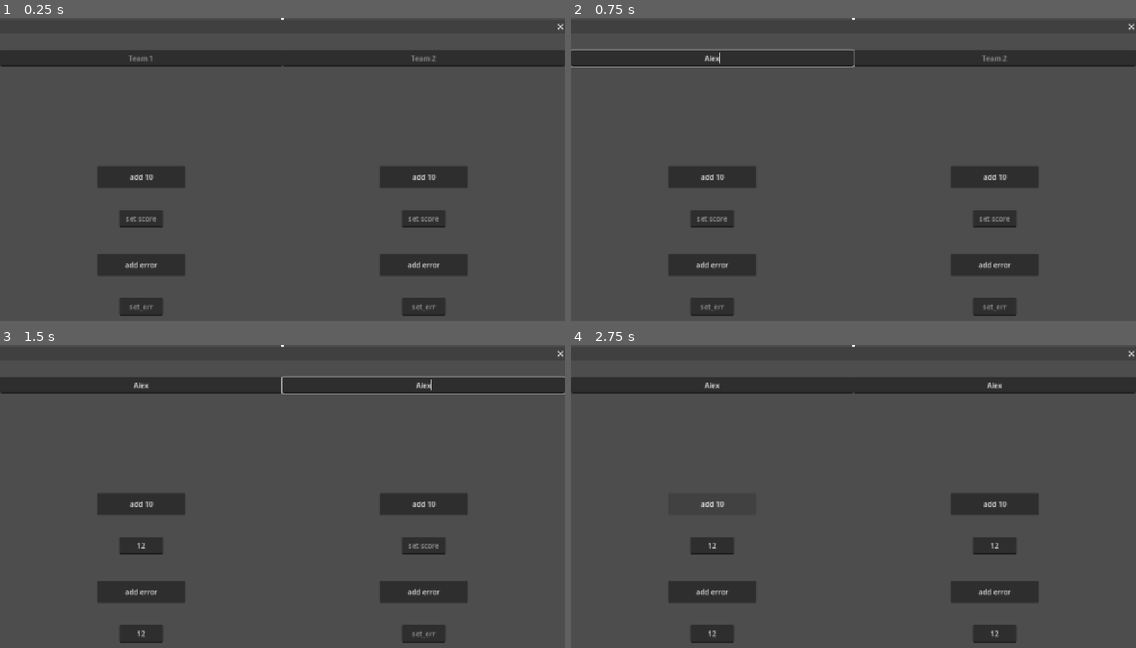
Above: before the commit, frames 1-4 (two rows, left to right).
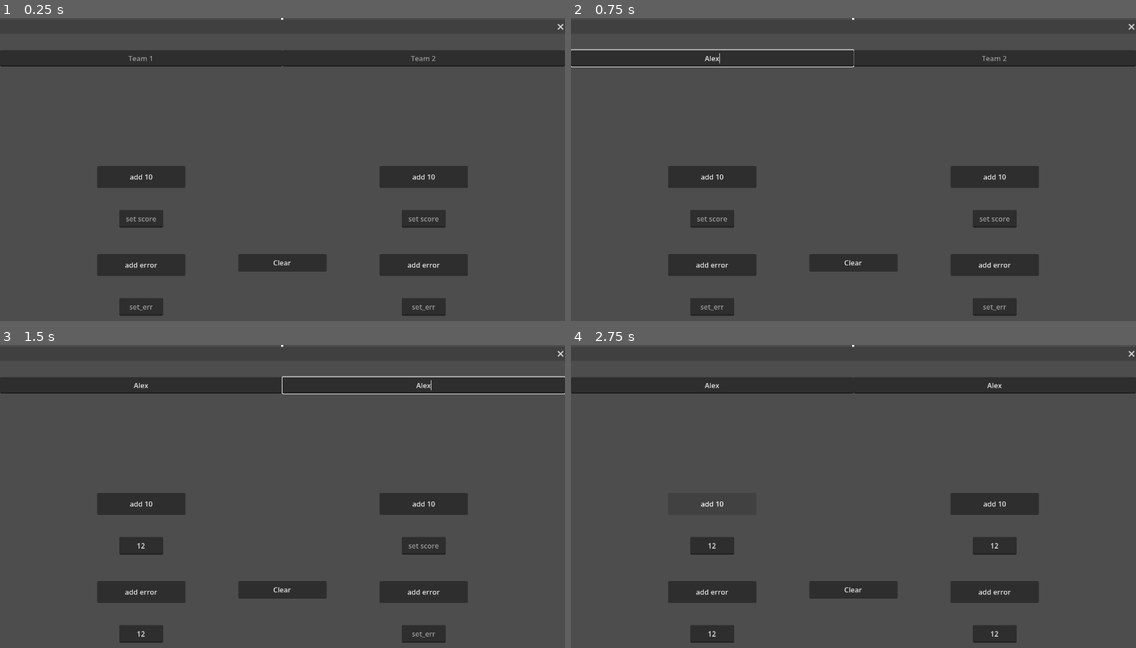
Above: after the commit, the same moments.

Repository: zukas97/quizzing-score
Game: Godot game, scene res://main.tscn
Same seed, same stepped clock (60 frames per second), same inputs: the game is played once before the commit and once after it.
Inputs (mouse positions are in pixels of both pictures, inside the frame that each line leads up to):
- Up to frame 1 (0.25 s): no input
- Up to frame 2 (0.75 s): click (712, 57) at 0.52 s; type "Alex" at 0.6 s
- Up to frame 3 (1.5 s): click (141, 544) at 0.75 s; type "12" at 0.83 s; click (141, 632) at 0.98 s; type "12" at 1.07 s; click (423, 384) at 1.27 s; type "Alex" at 1.35 s
- Up to frame 4 (2.75 s): click (994, 544) at 1.5 s; type "12" at 1.58 s; click (994, 632) at 1.73 s; type "12" at 1.82 s; click "add 10" at 2 s

The runs differ from the first frame. In frame 1, 1.3% of the frame differs, in the area x 0-100%, y 0-99%; in frame 2, 1.6%; in frame 3, 1.5%; in frame 4, 1.2%.

Commit message:
add clear button

Diff:
--- a/ctrl_window.gd
+++ b/ctrl_window.gd
@@ -7,6 +7,7 @@
 signal right_score_set(score: int)
 signal left_err_set(errors: int)
 signal right_err_set(errors: int)
+signal clear
 
 
 # Called when the node enters the scene tree for the first time.
@@ -50,8 +51,8 @@
 	button.emit(3)
 	pass # Replace with function body.
 
-
-
+func _on_clear_pressed() -> void:
+	clear.emit()
 
 func _on_right_err_text_submitted(new_text: String) -> void:
 	right_err_set.emit(int($CanvasLayer/right/right_err.text))
--- a/ctrl_window.tscn
+++ b/ctrl_window.tscn
@@ -1,25 +1,25 @@
-[gd_scene load_steps=2 format=3 uid="uid://o5ccj6kf3yxm"]
+[gd_scene format=3 uid="uid://o5ccj6kf3yxm"]
 
 [ext_resource type="Script" uid="uid://crdoxj4lmp8jx" path="res://ctrl_window.gd" id="1_6x1k2"]
 
-[node name="Window" type="Window"]
+[node name="Window" type="Window" unique_id=1342953388]
 oversampling_override = 1.0
 position = Vector2i(0, 36)
 size = Vector2i(1280, 720)
 script = ExtResource("1_6x1k2")
 
-[node name="CanvasLayer" type="CanvasLayer" parent="."]
+[node name="CanvasLayer" type="CanvasLayer" parent="." unique_id=1214599784]
 
-[node name="left" type="Node2D" parent="CanvasLayer"]
+[node name="left" type="Node2D" parent="CanvasLayer" unique_id=316820939]
 
-[node name="name_left" type="LineEdit" parent="CanvasLayer/left"]
+[node name="name_left" type="LineEdit" parent="CanvasLayer/left" unique_id=1469925486]
 offset_top = 37.0
 offset_right = 640.0
 offset_bottom = 74.0
 placeholder_text = "Team 1"
 alignment = 1
 
-[node name="add_10_left" type="Button" parent="CanvasLayer/left"]
+[node name="add_10_left" type="Button" parent="CanvasLayer/left" unique_id=436539405]
 offset_left = 220.0
 offset_top = 300.0
 offset_right = 420.0
@@ -27,7 +27,7 @@
 size_flags_vertical = 6
 text = "add 10"
 
-[node name="set_score_left" type="LineEdit" parent="CanvasLayer/left"]
+[node name="set_score_left" type="LineEdit" parent="CanvasLayer/left" unique_id=1348264117]
 offset_left = 270.0
 offset_top = 400.0
 offset_right = 370.0
@@ -35,14 +35,14 @@
 placeholder_text = "set score"
 alignment = 1
 
-[node name="add_error_left" type="Button" parent="CanvasLayer/left"]
+[node name="add_error_left" type="Button" parent="CanvasLayer/left" unique_id=55869195]
 offset_left = 220.0
 offset_top = 500.0
 offset_right = 420.0
 offset_bottom = 550.0
 text = "add error"
 
-[node name="left_err" type="LineEdit" parent="CanvasLayer/left"]
+[node name="left_err" type="LineEdit" parent="CanvasLayer/left" unique_id=202304024]
 offset_left = 270.0
 offset_top = 600.0
 offset_right = 370.0
@@ -50,9 +50,9 @@
 placeholder_text = "set_err"
 alignment = 1
 
-[node name="right" type="Node2D" parent="CanvasLayer"]
+[node name="right" type="Node2D" parent="CanvasLayer" unique_id=403153414]
 
-[node name="name_right" type="LineEdit" parent="CanvasLayer/right"]
+[node name="name_right" type="LineEdit" parent="CanvasLayer/right" unique_id=571612626]
 offset_left = 640.0
 offset_top = 37.0
 offset_right = 1280.0
@@ -60,14 +60,14 @@
 placeholder_text = "Team 2"
 alignment = 1
 
-[node name="add_10_right" type="Button" parent="CanvasLayer/right"]
+[node name="add_10_right" type="Button" parent="CanvasLayer/right" unique_id=240317740]
 offset_left = 860.0
 offset_top = 300.0
 offset_right = 1060.0
 offset_bottom = 350.0
 text = "add 10"
 
-[node name="set_score_right" type="LineEdit" parent="CanvasLayer/right"]
+[node name="set_score_right" type="LineEdit" parent="CanvasLayer/right" unique_id=1360629533]
 offset_left = 910.0
 offset_top = 400.0
 offset_right = 1010.0
@@ -75,20 +75,28 @@
 placeholder_text = "set score"
 alignment = 1
 
-[node name="add_error_right" type="Button" parent="CanvasLayer/right"]
+[node name="add_error_right" type="Button" parent="CanvasLayer/right" unique_id=1152310958]
 offset_left = 860.0
 offset_top = 500.0
 offset_right = 1060.0
 offset_bottom = 550.0
 text = "add error"
 
-[node name="right_err" type="LineEdit" parent="CanvasLayer/right"]
+[node name="right_err" type="LineEdit" parent="CanvasLayer/right" unique_id=1718524265]
 offset_left = 910.0
 offset_top = 600.0
 offset_right = 1010.0
 offset_bottom = 640.0
 placeholder_text = "set_err"
 alignment = 1
+
+[node name="Clear" type="Button" parent="CanvasLayer" unique_id=409371058]
+custom_minimum_size = Vector2(200, 40)
+offset_left = 540.0
+offset_top = 500.0
+offset_right = 740.0
+offset_bottom = 540.0
+text = "Clear"
 
 [connection signal="text_submitted" from="CanvasLayer/left/name_left" to="." method="_on_name_left_text_submitted"]
 [connection signal="pressed" from="CanvasLayer/left/add_10_left" to="." method="_on_button_pressed"]
@@ -100,3 +108,4 @@
 [connection signal="text_submitted" from="CanvasLayer/right/set_score_right" to="." method="_on_set_score_right_text_submitted"]
 [connection signal="pressed" from="CanvasLayer/right/add_error_right" to="." method="_on_add_error_right_pressed"]
 [connection signal="text_submitted" from="CanvasLayer/right/right_err" to="." method="_on_right_err_text_submitted"]
+[connection signal="pressed" from="CanvasLayer/Clear" to="." method="_on_clear_pressed"]
--- a/main.gd
+++ b/main.gd
@@ -69,3 +69,10 @@
 func _on_window_left_err_set(errors: int) -> void:
 	left_err = errors
 	pass # Replace with function body.
+
+
+func _on_window_clear() -> void:
+	right_score = 0
+	right_err = 0
+	left_score = 0
+	left_err = 0
--- a/main.tscn
+++ b/main.tscn
@@ -25,27 +25,27 @@
 border_width_bottom = 2
 border_color = Color(1, 1, 1, 1)
 
-[node name="main" type="Node2D"]
+[node name="main" type="Node2D" unique_id=2085586319]
 script = ExtResource("1_ig7tw")
 
-[node name="CanvasLayer" type="CanvasLayer" parent="."]
+[node name="CanvasLayer" type="CanvasLayer" parent="." unique_id=1607872294]
 
-[node name="lines" type="Node2D" parent="CanvasLayer"]
+[node name="lines" type="Node2D" parent="CanvasLayer" unique_id=157489702]
 
-[node name="line_h" type="MeshInstance2D" parent="CanvasLayer/lines"]
+[node name="line_h" type="MeshInstance2D" parent="CanvasLayer/lines" unique_id=575721647]
 position = Vector2(640, 120)
 mesh = SubResource("QuadMesh_7dm0k")
 
-[node name="MeshInstance2D" type="MeshInstance2D" parent="CanvasLayer/lines"]
+[node name="MeshInstance2D" type="MeshInstance2D" parent="CanvasLayer/lines" unique_id=2017762057]
 position = Vector2(640, 360)
 mesh = SubResource("QuadMesh_ig7tw")
 
-[node name="bottom_left" type="BoxContainer" parent="CanvasLayer"]
+[node name="bottom_left" type="BoxContainer" parent="CanvasLayer" unique_id=916534804]
 offset_top = 120.0
 offset_right = 640.0
 offset_bottom = 720.0
 
-[node name="score" type="Label" parent="CanvasLayer/bottom_left"]
+[node name="score" type="Label" parent="CanvasLayer/bottom_left" unique_id=1422188612]
 layout_mode = 2
 size_flags_horizontal = 3
 theme_override_font_sizes/font_size = 128
@@ -53,13 +53,13 @@
 horizontal_alignment = 1
 vertical_alignment = 1
 
-[node name="bottom_right" type="BoxContainer" parent="CanvasLayer"]
+[node name="bottom_right" type="BoxContainer" parent="CanvasLayer" unique_id=1248875152]
 offset_left = 640.0
 offset_top = 120.0
 offset_right = 1280.0
 offset_bottom = 720.0
 
-[node name="score" type="Label" parent="CanvasLayer/bottom_right"]
+[node name="score" type="Label" parent="CanvasLayer/bottom_right" unique_id=994916481]
 layout_mode = 2
 size_flags_horizontal = 3
 theme_override_font_sizes/font_size = 128
@@ -67,15 +67,15 @@
 horizontal_alignment = 1
 vertical_alignment = 1
 
-[node name="top_left" type="BoxContainer" parent="CanvasLayer"]
+[node name="top_left" type="BoxContainer" parent="CanvasLayer" unique_id=991619346]
 offset_right = 640.0
 offset_bottom = 120.0
 
-[node name="top_right" type="BoxContainer" parent="CanvasLayer"]
+[node name="top_right" type="BoxContainer" parent="CanvasLayer" unique_id=631519279]
 offset_right = 640.0
 offset_bottom = 120.0
 
-[node name="left_name" type="Label" parent="CanvasLayer"]
+[node name="left_name" type="Label" parent="CanvasLayer" unique_id=1879157712]
 offset_right = 640.0
 offset_bottom = 120.0
 text = "Team 1"
@@ -83,7 +83,7 @@
 horizontal_alignment = 1
 vertical_alignment = 1
 
-[node name="right_name" type="Label" parent="CanvasLayer"]
+[node name="right_name" type="Label" parent="CanvasLayer" unique_id=1506415052]
 offset_left = 640.0
 offset_right = 1280.0
 offset_bottom = 120.0
@@ -93,7 +93,7 @@
 horizontal_alignment = 1
 vertical_alignment = 1
 
-[node name="left_errors" type="Label" parent="CanvasLayer"]
+[node name="left_errors" type="Label" parent="CanvasLayer" unique_id=1444620008]
 offset_left = 560.0
 offset_top = 120.0
 offset_right = 640.0
@@ -103,7 +103,7 @@
 horizontal_alignment = 1
 vertical_alignment = 1
 
-[node name="right_errors" type="Label" parent="CanvasLayer"]
+[node name="right_errors" type="Label" parent="CanvasLayer" unique_id=616082371]
 offset_left = 640.0
 offset_top = 120.0
 offset_right = 720.0
@@ -113,10 +113,11 @@
 horizontal_alignment = 1
 vertical_alignment = 1
 
-[node name="Window" parent="." instance=ExtResource("2_0xm2m")]
+[node name="Window" parent="." unique_id=1215449383 instance=ExtResource("2_0xm2m")]
 visible = false
 
 [connection signal="button" from="Window" to="." method="_on_window_button"]
+[connection signal="clear" from="Window" to="." method="_on_window_clear"]
 [connection signal="left_err_set" from="Window" to="." method="_on_window_left_err_set"]
 [connection signal="left_name_set" from="Window" to="." method="_on_window_left_name_set"]
 [connection signal="left_score_set" from="Window" to="." method="_on_window_left_score_set"]
--- a/project.godot
+++ b/project.godot
@@ -8,11 +8,15 @@
 
 config_version=5
 
+[animation]
+
+compatibility/default_parent_skeleton_in_mesh_instance_3d=true
+
 [application]
 
 config/name="quizzing"
 run/main_scene="uid://b0jrfuwpesw8k"
-config/features=PackedStringArray("4.5", "Forward Plus")
+config/features=PackedStringArray("4.6", "Forward Plus")
 config/icon="res://icon.svg"
 
 [display]
@@ -20,7 +24,7 @@
 window/size/viewport_width=1280
 window/size/viewport_height=720
 window/subwindows/embed_subwindows=false
-window/stretch/mode="canvas_items"
+window/stretch/mode="viewport"
 
 [dotnet]
 
Not shown: 1 places in main.tscn that only renumber resources
